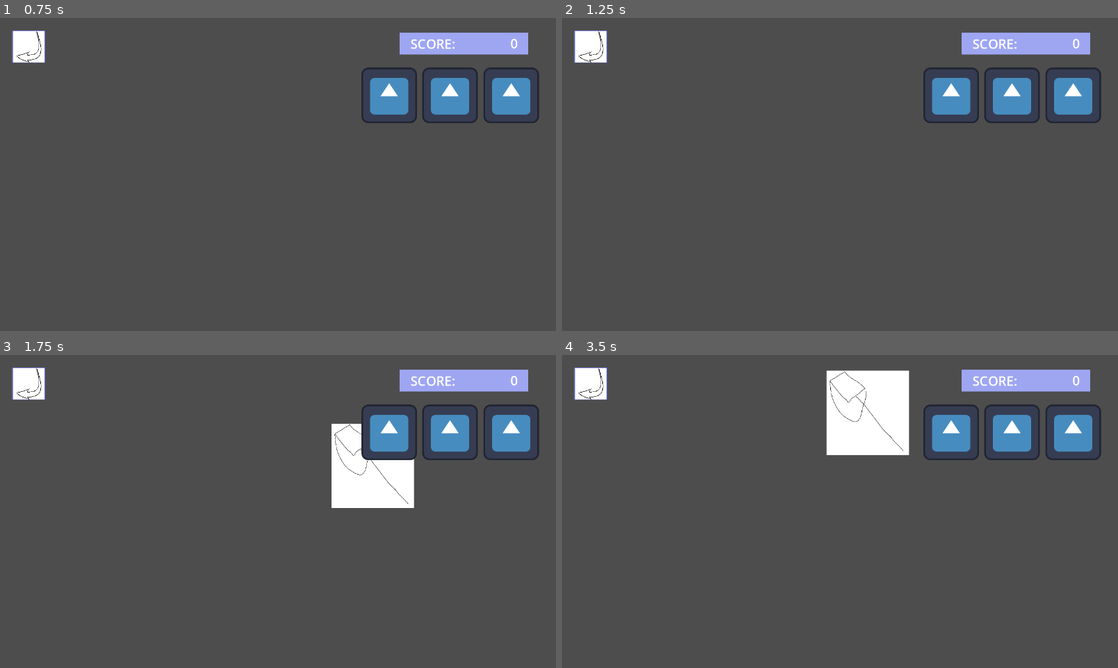
Above: before the commit, frames 1-4 (two rows, left to right).
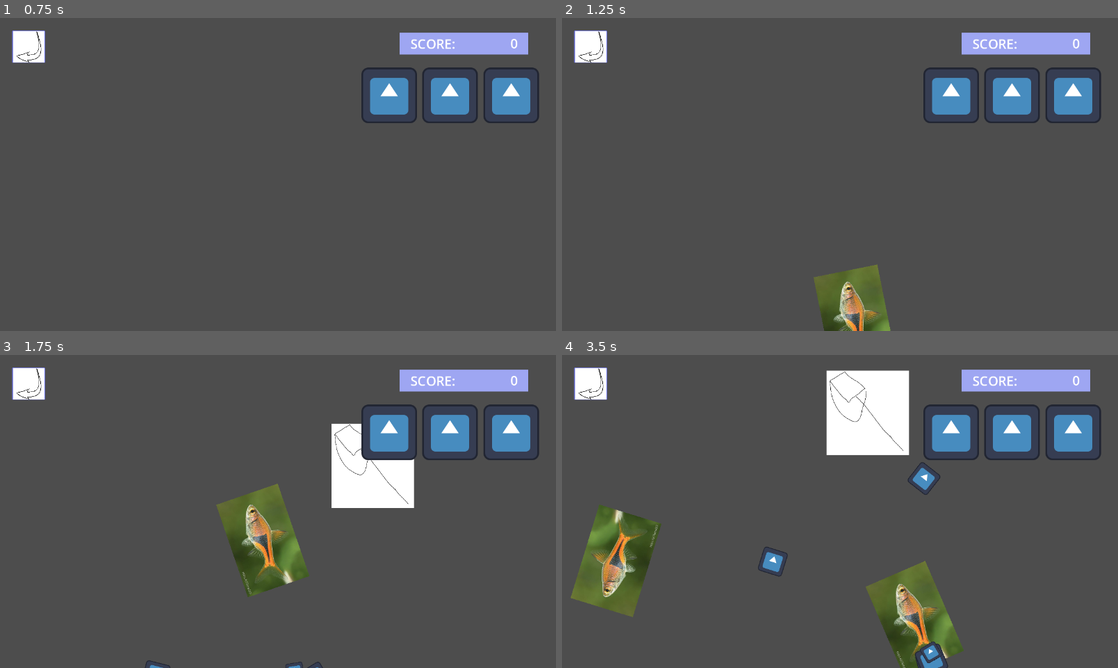
Above: after the commit, the same moments.

Repository: lolyay270/Mobile-Dev-Small
Game: Godot game, scene res://scenes/mainMenu.tscn
Two runs of this game, one before a commit and one after it. Both use one fixed random seed, a clock stepped at 60 frames per second and the inputs below. The engine's default icon, where the game draws it, is replaced by a stand-in: a white triangle on a blue panel in a dark square.
Inputs (mouse positions are in pixels of both pictures, inside the frame that each line leads up to):
- Up to frame 1 (0.75 s): click "PLAY" at 0.5 s
- Up to frame 2 (1.25 s): no input
- Up to frame 3 (1.75 s): move the mouse to (400, 495) at 1.27 s; press the mouse at (400, 495) at 1.28 s
- Up to frame 4 (3.5 s): move the mouse to (728, 527) at 2.02 s; release the mouse at (728, 527) at 2.03 s; click (728, 527) at 2.1 s; move the mouse to (895, 442) at 2.77 s; press the mouse at (895, 442) at 2.78 s

Frame 1 is identical in both runs. In frame 2, 2.2% of the frame differs, in the area x 45-60%, y 78-100%; in frame 3, 3.7%; in frame 4, 7.5%, in the area x 1-73%, y 34-100%.
Error before the commit: Trying to assign value of type 'Node' to a variable of type 'Path2D'. (res://scripts/flying)

Commit message:
feat(fish): uses Resources

Diff:
--- a/objects/fish types/gourami.tres
+++ b/objects/fish types/gourami.tres
@@ -1,13 +1,17 @@
-[gd_resource type="Resource" script_class="ObjectStats" load_steps=2 format=3 uid="uid://dt6uidwi5lyuy"]
+[gd_resource type="Resource" script_class="ObjectStats" load_steps=3 format=3 uid="uid://dt6uidwi5lyuy"]
 
 [ext_resource type="Script" uid="uid://cdy545efpo2hw" path="res://scripts/objectStats.gd" id="1_65wwu"]
+[ext_resource type="Texture2D" uid="uid://dkh021bwgv0om" path="res://icon.svg" id="2_odq1q"]
 
 [resource]
 script = ExtResource("1_65wwu")
-name = ""
-type = 1
+name = "Gourami"
+type = 0
+sprite = ExtResource("2_odq1q")
+silhouette = ExtResource("2_odq1q")
 scoreIncrease = 1
 startSpawnMinutes = 0.0
 infiniteSpawns = true
 numberOfSpawns = 0
+isLeftSpawn = true
 metadata/_custom_type_script = "uid://cdy545efpo2hw"
--- a/objects/fish types/rasbora.tres
+++ b/objects/fish types/rasbora.tres
@@ -7,9 +7,11 @@
 [resource]
 script = ExtResource("1_5cl8f")
 name = "Rasbora"
-type = 1
+type = 0
 sprite = ExtResource("3_t5r23")
 silhouette = ExtResource("2_b2d6c")
 scoreIncrease = 1
 startSpawnMinutes = 0.0
-numberOfSpawns = inf
+infiniteSpawns = true
+numberOfSpawns = 0
+isLeftSpawn = true
--- a/objects/pathingObject.tscn
+++ b/objects/pathingObject.tscn
@@ -19,8 +19,6 @@
 
 [node name="Fish" type="Node2D"]
 script = ExtResource("1_8v7ii")
-
-[node name="Node" type="Node" parent="."]
 
 [node name="Path2D" type="Path2D" parent="."]
 curve = SubResource("Curve2D_rie47")
@@ -59,3 +57,5 @@
 scale_amount_min = 0.3
 scale_amount_max = 0.5
 script = ExtResource("6_rjxui")
+
+[node name="Stats" type="Node" parent="."]
--- a/objects/rock.tres
+++ b/objects/rock.tres
@@ -1,13 +1,16 @@
-[gd_resource type="Resource" script_class="ObjectStats" load_steps=2 format=3 uid="uid://dx0lchmvjyp6e"]
+[gd_resource type="Resource" script_class="ObjectStats" load_steps=3 format=3 uid="uid://dx0lchmvjyp6e"]
 
 [ext_resource type="Script" uid="uid://cdy545efpo2hw" path="res://scripts/objectStats.gd" id="1_q70v5"]
+[ext_resource type="Texture2D" uid="uid://24b5josru515" path="res://assets/curveArrow.png" id="2_suc65"]
 
 [resource]
 script = ExtResource("1_q70v5")
-name = ""
-type = 0
+name = "Rock"
+type = 1
+sprite = ExtResource("2_suc65")
 scoreIncrease = 1
 startSpawnMinutes = 0.0
 infiniteSpawns = true
 numberOfSpawns = 0
+isLeftSpawn = true
 metadata/_custom_type_script = "uid://cdy545efpo2hw"
--- a/scripts/flying objects/objData.gd
+++ b/scripts/flying objects/objData.gd
@@ -1,6 +1,10 @@
 extends Node2D
 
-@export var stats: Resource
+@onready var stats: ObjectStats = $Stats.get_script()
+@onready var sprite: Sprite2D = $Path2D/PathFollow2D/Sprite2D
 
-func setStats():
-	pass
+func setStats(script: Resource):
+	stats = script
+
+	#update sprite
+	sprite.texture = stats.sprite
--- a/scripts/flying objects/spawner.gd
+++ b/scripts/flying objects/spawner.gd
@@ -38,9 +38,8 @@
 	minDistances = Vector2(0.4 * viewportSize.x, viewportSize.y - (0.4 * ySpawnPos)) #top of screen is 0, bottom is 720
 
 	for filePath: String in dir_contents(fishResourcesFolderFilePath):
-		var resource: Resource = load(filePath)
+		var resource: Resource = load(fishResourcesFolderFilePath + filePath)
 		fishResources.append(resource)
-	print(fishResources.size())
 
 
 # Called every frame. 'delta' is the elapsed time since the previous frame.
@@ -54,9 +53,9 @@
 
 		self.add_child(fish)
 
+		RandomType(fish)
 		ChangeFishSpawn(fish)
 		ChangeFishEnd(fish, path)
-		RandomType(fish)
 
 		pathFollow.Start()
 
@@ -76,10 +75,10 @@
 	if (side < sideRatio): #spawn left
 		xMin = 0
 		xMax = viewportSize.x / 2 + viewportSize.x * spawnZoneCenterOverlap
-		fish.isLeftSpawn = true
+		fish.stats.isLeftSpawn = true
 
 	else: #spawn right
-		fish.isLeftSpawn = false
+		fish.stats.isLeftSpawn = false
 		fish.scale.x *= -1 # flip whole fish object to jump to the left
 		xMin = viewportSize.x / 2 - viewportSize.x * spawnZoneCenterOverlap
 		xMax = viewportSize.x
@@ -91,7 +90,7 @@
 func ChangeFishEnd(fish: Node2D, path: Path2D):
 	var xMaxDist
 
-	if (fish.isLeftSpawn):
+	if (fish.stats.isLeftSpawn):
 		xMaxDist = viewportSize.x - fish.position.x
 	else:
 		xMaxDist = fish.position.x
@@ -104,13 +103,16 @@
 
 
 func RandomType(fish: Node2D):
-	var fishChance = (1 - bombChance) / fishResources.size()
 	var rand = randf()
+	var newType: Resource
 
 	if rand < bombChance:
-		fish.type = GameManager.ObjectTypes.Rock
+		newType = rockResource
 	else:
-		fish.type = GameManager.ObjectTypes.Fish
+		rand = randi_range(1, fishResources.size())
+		newType = fishResources[rand - 1]
+	fish.setStats(newType)
+	print("set object to ", newType.resource_path, " type")
 
 
 func SetRandomDelay() -> void:
--- a/scripts/net.gd
+++ b/scripts/net.gd
@@ -18,12 +18,11 @@
 	if touch.canCatch:
 		#get pathFollow, then path, then object's parent node
 		var object: Node2D = area.get_parent().get_parent().get_parent()
-		var objType: GameManager.ObjectTypes = object.type
 
-		if objType == GameManager.ObjectTypes.Rock:
+		if object.stats.type == GameManager.ObjectTypes.Rock:
 			healthManager.UpdateHealth(-1)
 		else:
-			scoreManager.UpdateScore(1)
+			scoreManager.UpdateScore(object.stats.scoreIncrease)
 
 		object.queue_free()
 
